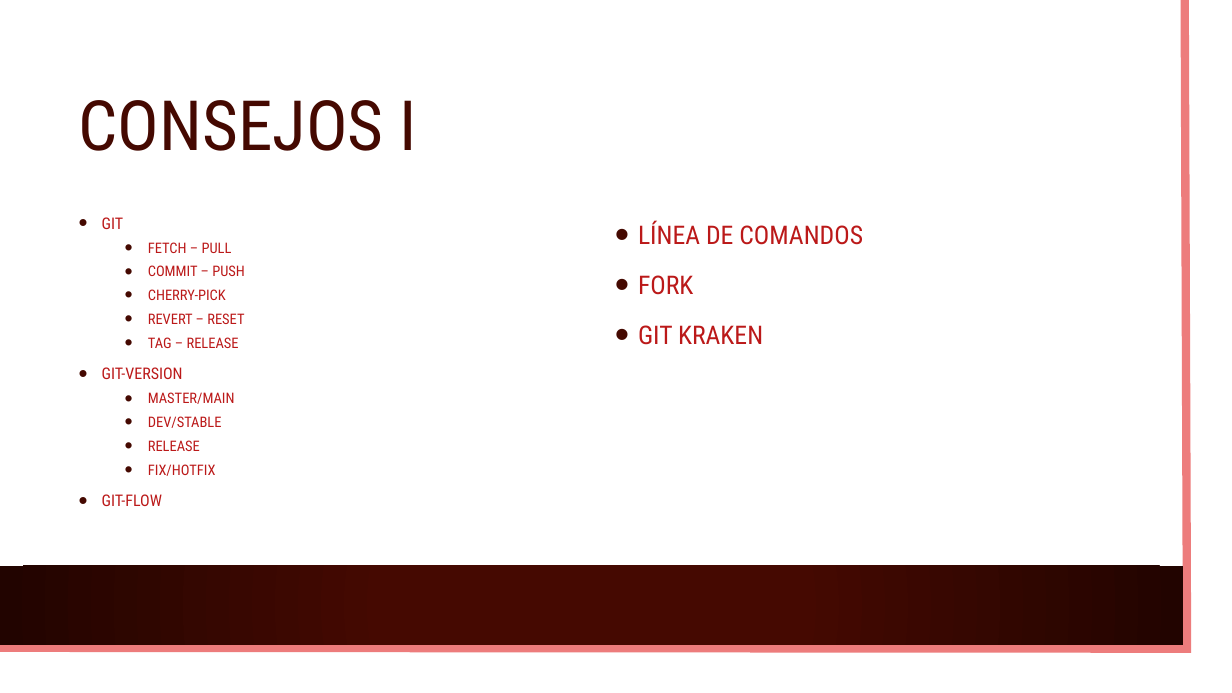
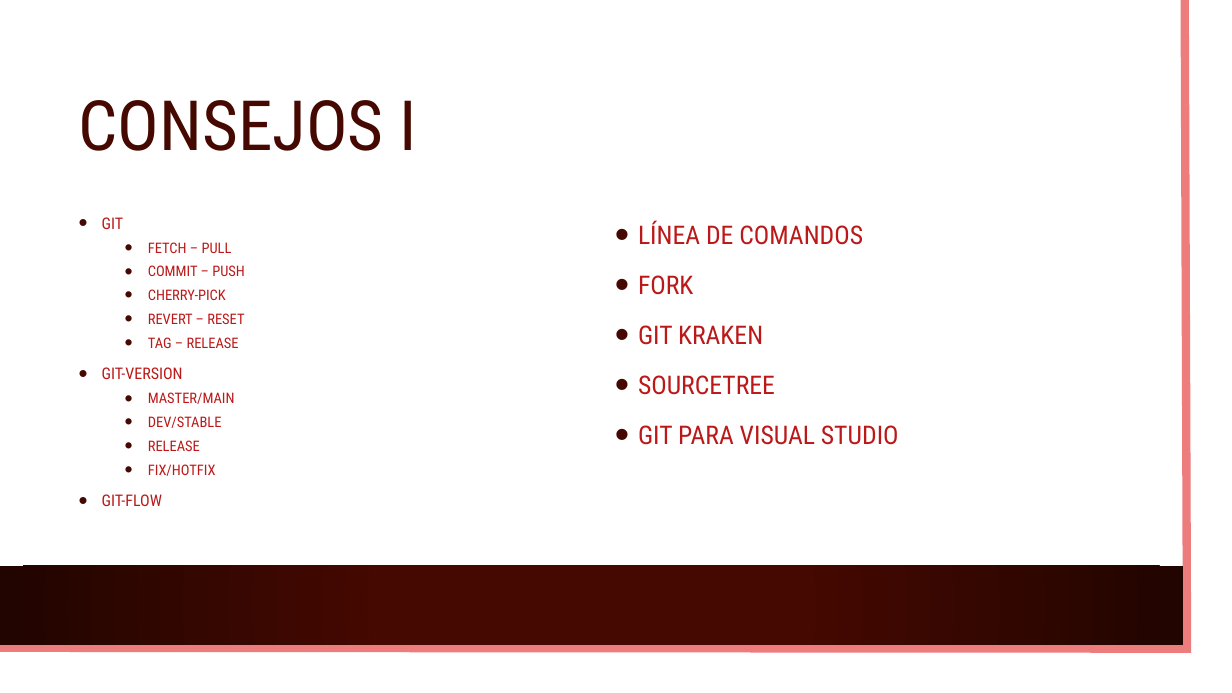
Before and after one commit to marcoablanco/Events, a slide deck: slide 9 of 2023-03 Mundo laboral con DotNet/Presentación.pptx. Drawn at 1232x693 pixels with LibreOffice and Linux fonts; fonts in the diff are those of the drawing; background and template pictures are left out. Boxes give left, top, right and bottom in pixels: in the first picture for what was removed or moved away, otherwise in the second. Text is boxed around its words. In the diff, an @@ line names an element or a change of style, - is before the commit and + after.

```diff
--- a/2023-03 Mundo laboral con DotNet/Presentación.pptx
+++ b/2023-03 Mundo laboral con DotNet/Presentación.pptx
@@ text at bbox=[638, 375, 899, 445]: paragraphs added @@
+• SOURCETREE
+• GIT PARA VISUAL STUDIO
```
Also in this commit, not shown: 3 other slides changed, 2 slides added.
